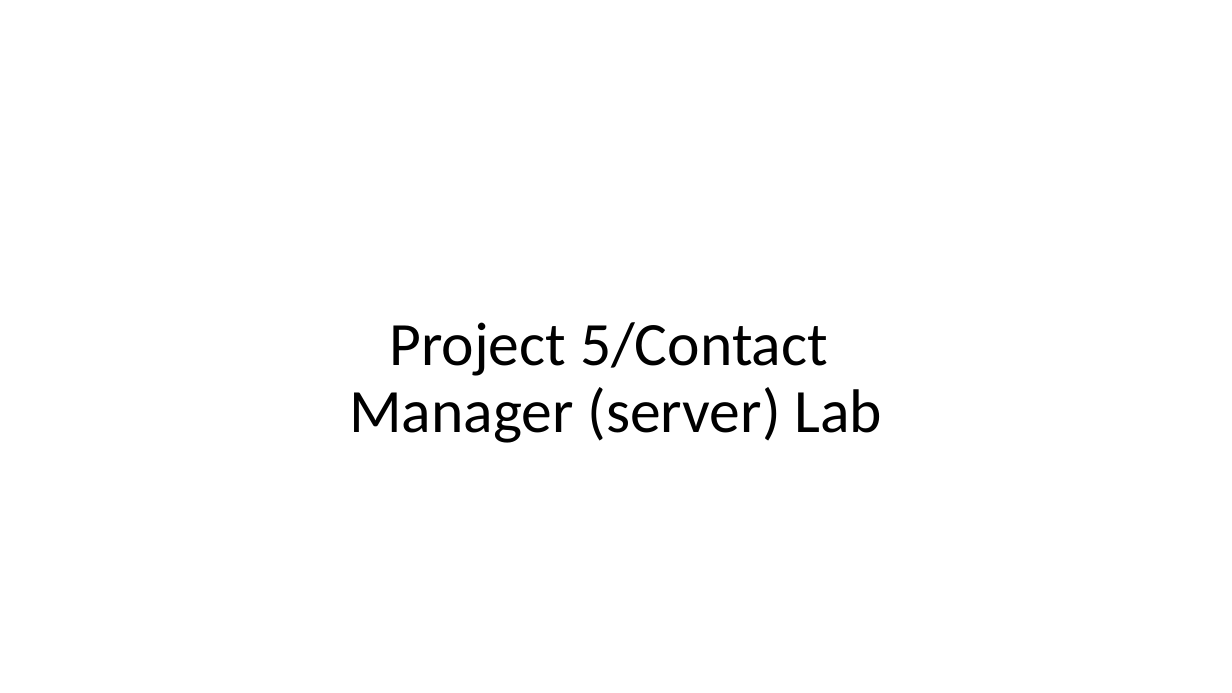
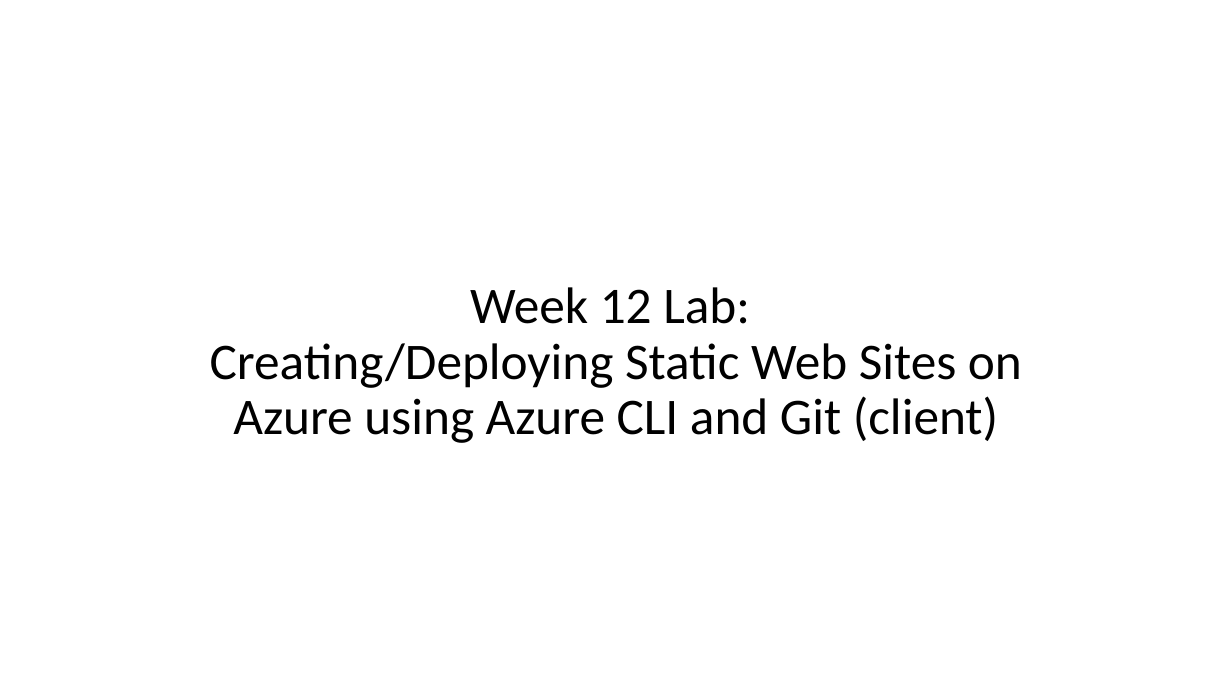
Before and after one commit to EricJPogue/www-epogue-info, a slide deck: slide 6 of CPSC-24700/Presentations/session-33.pptx. Drawn at 1232x693 pixels with LibreOffice and Linux fonts; fonts in the diff are those of the drawing. Boxes give left, top, right and bottom in pixels: in the first picture for what was removed or moved away, otherwise in the second. Text is boxed around its words. In the diff, an @@ line names an element or a change of style, - is before the commit and + after.

```diff
--- a/CPSC-24700/Presentations/session-33.pptx
+++ b/CPSC-24700/Presentations/session-33.pptx
@@ title at <box>210,287,1022,443</box>: text changed; size 48 to 40 pt @@
-Project 5/Contact
-Manager (server) Lab
+Week 12 Lab:
+Creating/Deploying Static Web Sites on Azure using Azure CLI and Git (client)
```
Also in this commit, not shown: 2 other slides changed, 3 other files.
